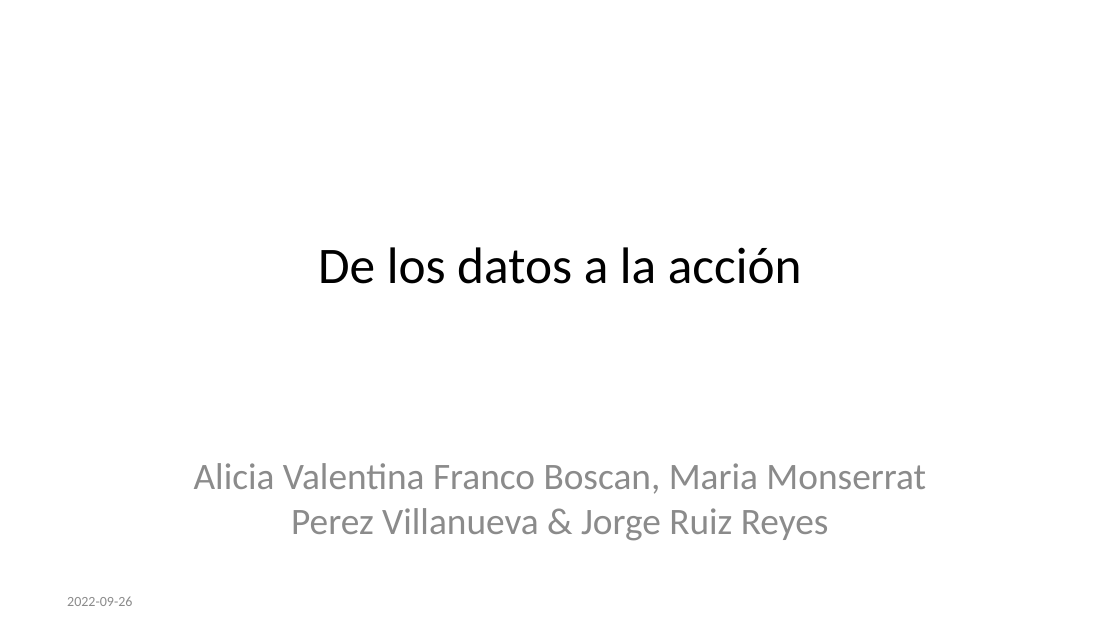
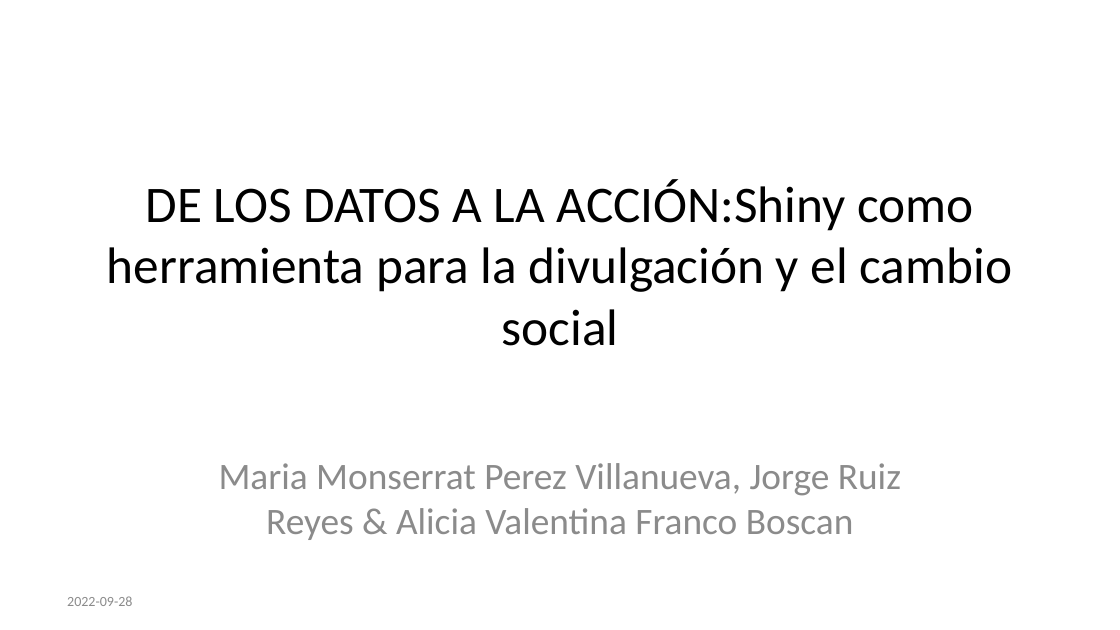
Before and after one commit to datacivica/ppt-huelladecuidados-LatinR, a slide deck: slide 1 of ppt-LatinR.pptx. Drawn at 1120x630 pixels with LibreOffice and Linux fonts; fonts in the diff are those of the drawing. Boxes give left, top, right and bottom in pixels: in the first picture for what was removed or moved away, otherwise in the second. Text is boxed around its words. In the diff, an @@ line names an element or a change of style, - is before the commit and + after.

```diff
--- a/ppt-LatinR.pptx
+++ b/ppt-LatinR.pptx
@@ title at <box>107,179,1013,346</box>: text changed @@
-De los datos a la acción
+DE LOS DATOS A LA ACCIÓN:Shiny como herramienta para la divulgación y el cambio social
@@ subtitle at <box>219,463,901,540</box>: text changed @@
-Alicia Valentina Franco Boscan, Maria Monserrat Perez Villanueva & Jorge Ruiz Reyes
+Maria Monserrat Perez Villanueva, Jorge Ruiz Reyes & Alicia Valentina Franco Boscan
```
Also in this commit, not shown: 6 slides added, 2 other files.
